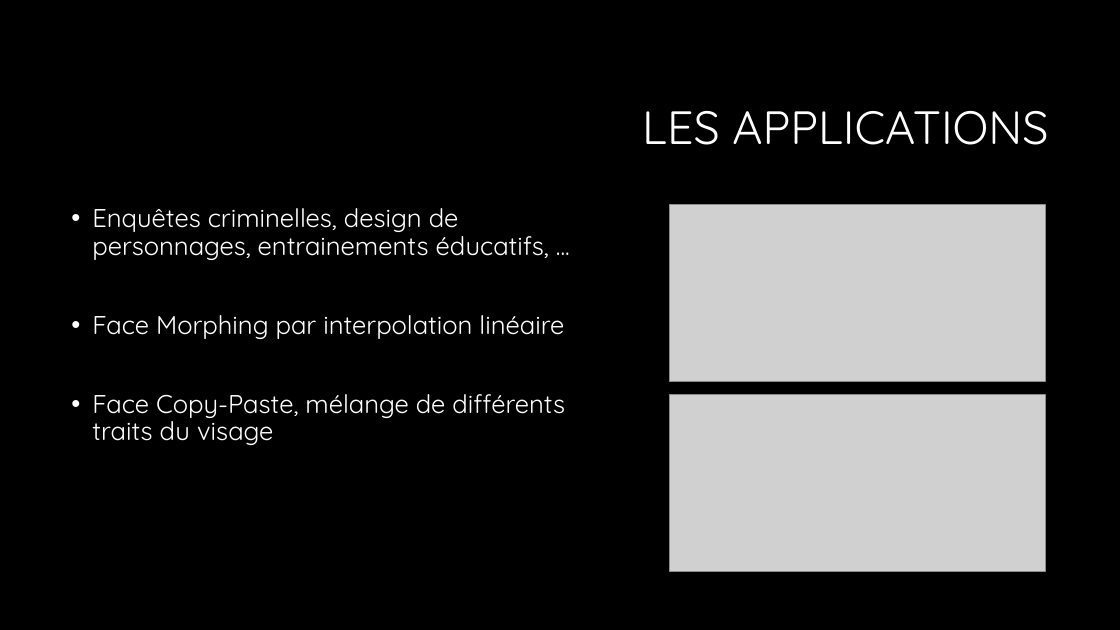
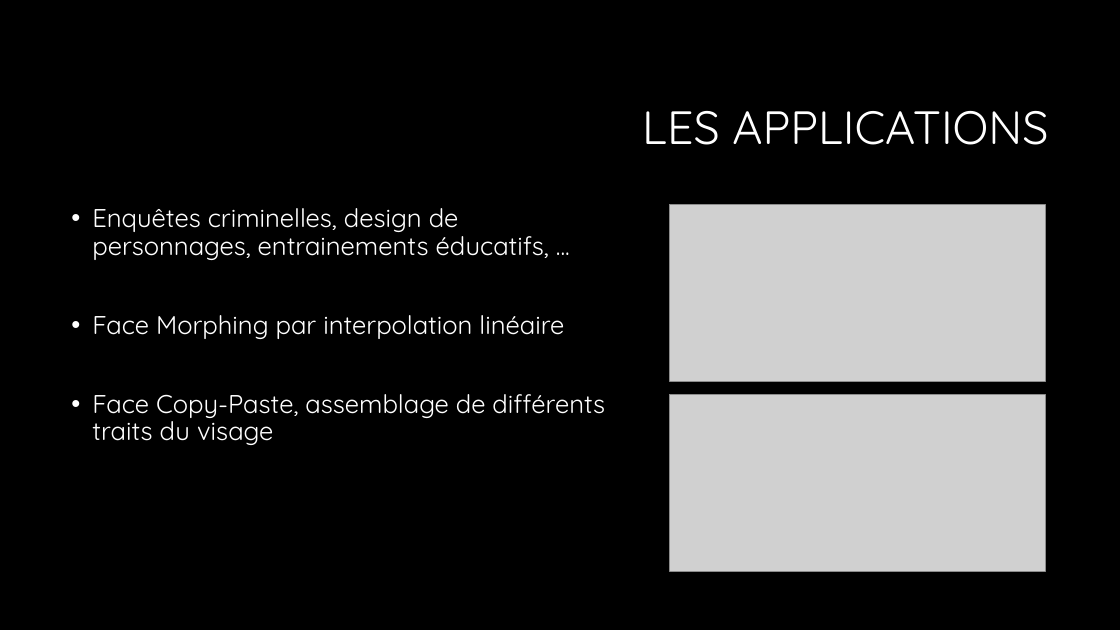
Before and after one commit to MrRedbloX/M2_INFO, a slide deck: slide 6 of INF3001_SAI/Papers/Deep face drawing.pptx. Drawn at 1120x630 pixels with LibreOffice and Linux fonts; fonts in the diff are those of the drawing; grey boxes stand for pictures; background and template pictures are left out. Boxes give left, top, right and bottom in pixels: in the first picture for what was removed or moved away, otherwise in the second. Text is boxed around its words. In the diff, an @@ line names an element or a change of style, - is before the commit and + after.

```diff
--- a/INF3001_SAI/Papers/Deep face drawing.pptx
+++ b/INF3001_SAI/Papers/Deep face drawing.pptx
@@ text at [92, 394, 605, 445]: text changed @@
-• Face Copy-Paste, mélange de différents traits du visage
+• Face Copy-Paste, assemblage de différents traits du visage
```
Also in this commit, not shown: 1 other slide changed, 14 other files.
